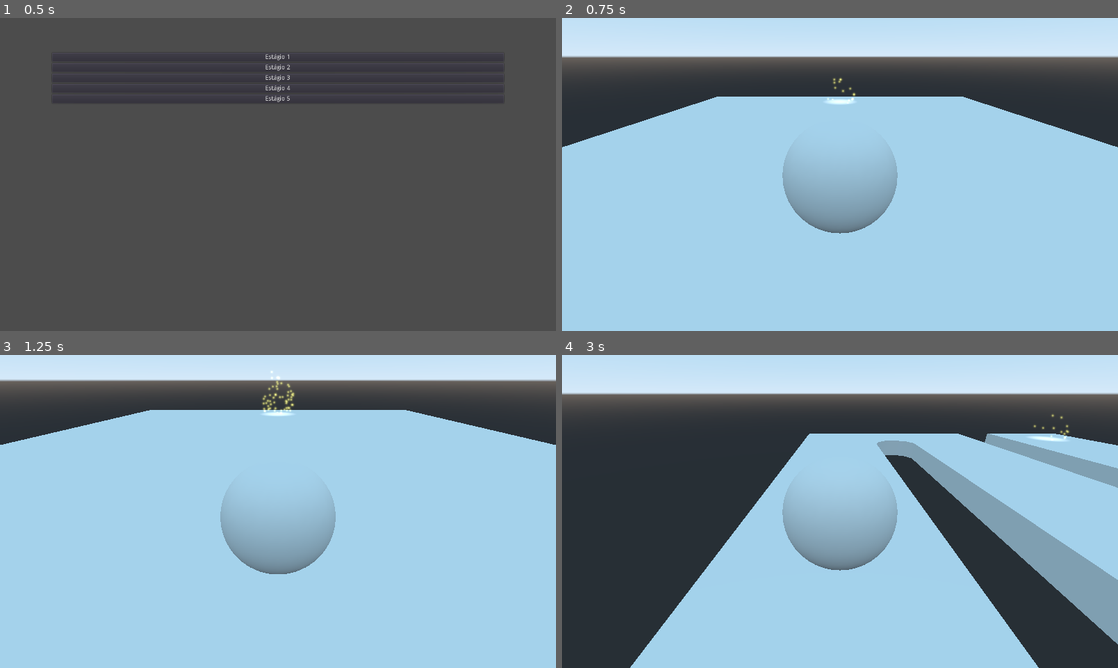
Above: before the commit, frames 1-4 (two rows, left to right).
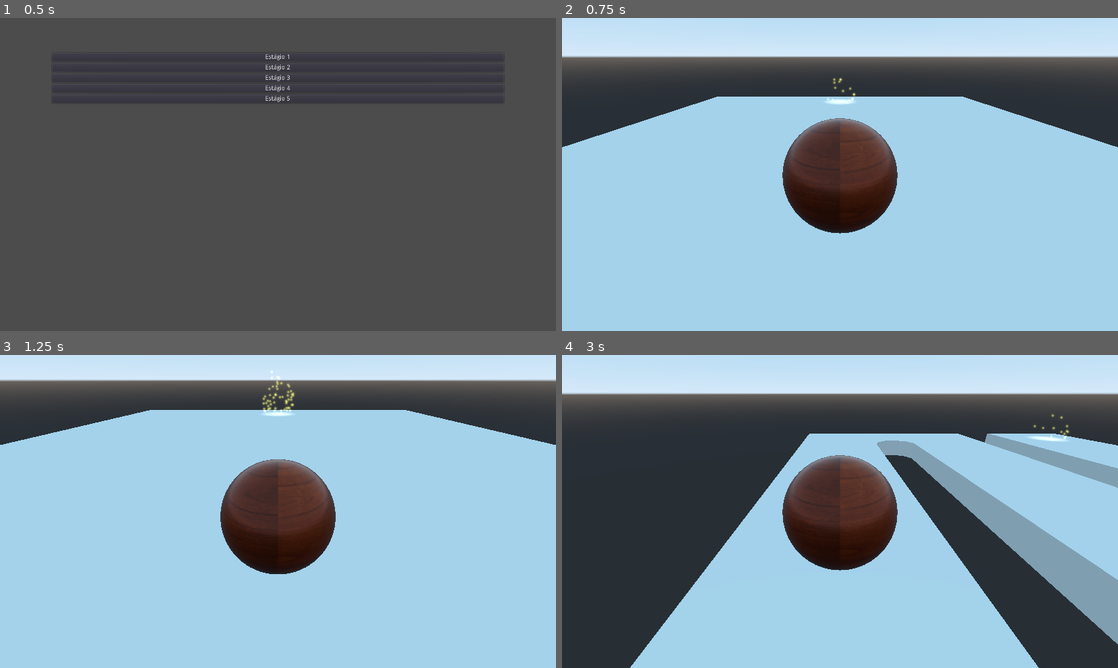
Above: after the commit, the same moments.

Repository: Brawmario/super-poli-ball
Game: Godot game, scene res://Main.tscn
Same seed, same stepped clock (60 frames per second), same inputs: the game is played once before the commit and once after it.
Inputs:
- Up to frame 1 (0.5 s): no input
- Up to frame 2 (0.75 s): click "Estágio 1" at 0.5 s
- Up to frame 3 (1.25 s): no input
- Up to frame 4 (3 s): tap Enter at 1.25 s; hold Right (ui_right) 1.28-2 s; tap R at 1.35 s; click "Estágio 2" at 2 s; click "Estágio 3" at 2.75 s

Frame 1 is identical in both runs. In frame 2, 6.0% of the frame differs, in the area x 39-61%, y 32-69%; in frame 3, 6.0%, in the area x 39-61%, y 33-70%; in frame 4, 6.0%.

Commit message:
Experimento com materiais na bola e renomeio completo de nodes.

Diff:
--- a/Ball/Ball.gd
+++ b/Ball/Ball.gd
@@ -1,7 +1,7 @@
 extends RigidBody
 class_name Ball
 
-onready var ball_cam := $ball_cam as Camera
+onready var cam_ball := $CamBall as Camera
 
 export var rot_speed = 5.0
 
@@ -11,7 +11,7 @@
 func _physics_process(delta) -> void:
 
 	var dir := Vector3()
-	var cam_xform := ball_cam.get_global_transform() as Transform
+	var cam_xform := cam_ball.get_global_transform() as Transform
 
 	# Pegar direção que o jogador quer andar para em relação a camera
 	if (Input.is_action_pressed("ui_up")):
--- a/Ball/Ball.tscn
+++ b/Ball/Ball.tscn
@@ -1,7 +1,8 @@
-[gd_scene load_steps=5 format=2]
+[gd_scene load_steps=6 format=2]
 
 [ext_resource path="res://Ball/Ball.gd" type="Script" id=1]
-[ext_resource path="res://Ball/ball_cam.gd" type="Script" id=2]
+[ext_resource path="res://Ball/Materials/wood_material.tres" type="Material" id=2]
+[ext_resource path="res://Ball/CamBall.gd" type="Script" id=3]
 
 [sub_resource type="SphereMesh" id=1]
 
@@ -10,13 +11,13 @@
 [node name="Ball" type="RigidBody"]
 script = ExtResource( 1 )
 
-[node name="sphere_mesh" type="MeshInstance" parent="."]
+[node name="MeshSphere" type="MeshInstance" parent="."]
 mesh = SubResource( 1 )
-material/0 = null
+material/0 = ExtResource( 2 )
 
 [node name="CollisionShape" type="CollisionShape" parent="."]
 shape = SubResource( 2 )
 
-[node name="ball_cam" type="Camera" parent="."]
+[node name="CamBall" type="Camera" parent="."]
 transform = Transform( 1, 0, 0, 0, 0.939692, 0.34202, 0, -0.34202, 0.939692, 0, 2.5, 5 )
-script = ExtResource( 2 )
+script = ExtResource( 3 )
--- /dev/null
+++ b/Ball/Materials/mirror_material.tres
@@ -0,0 +1,5 @@
+[gd_resource type="SpatialMaterial" format=2]
+
+[resource]
+metallic = 1.0
+roughness = 0.02
--- /dev/null
+++ b/Ball/Materials/white_plastic_material.tres
@@ -0,0 +1,5 @@
+[gd_resource type="SpatialMaterial" format=2]
+
+[resource]
+metallic = 0.4
+roughness = 0.35
--- /dev/null
+++ b/Ball/Materials/wood_material.tres
@@ -0,0 +1,9 @@
+[gd_resource type="SpatialMaterial" load_steps=2 format=2]
+
+[ext_resource path="res://Ball/Materials/texture_wood.png" type="Texture" id=1]
+
+[resource]
+albedo_color = Color( 0.806275, 0.575882, 0.361255, 1 )
+albedo_texture = ExtResource( 1 )
+metallic = 0.48
+roughness = 0.28
--- a/Stages/Stage1/Stage1.tscn
+++ b/Stages/Stage1/Stage1.tscn
@@ -2,7 +2,7 @@
 
 [ext_resource path="res://Stages/StageTemplate.tscn" type="PackedScene" id=1]
 
-[node name="Stage1" instance=ExtResource( 1 )]
+[node name="Stage1" index="0" instance=ExtResource( 1 )]
 
 [node name="Start" parent="." index="0"]
 transform = Transform( 1, 0, 0, 0, 1, 0, 0, 0, 1, 0, 5, 15 )
Renamed: Ball/ball_cam.gd -> Ball/CamBall.gd
Binary file added: Ball/Materials/texture_wood.png
Not shown, added: Ball/Materials/texture_wood.png.import
